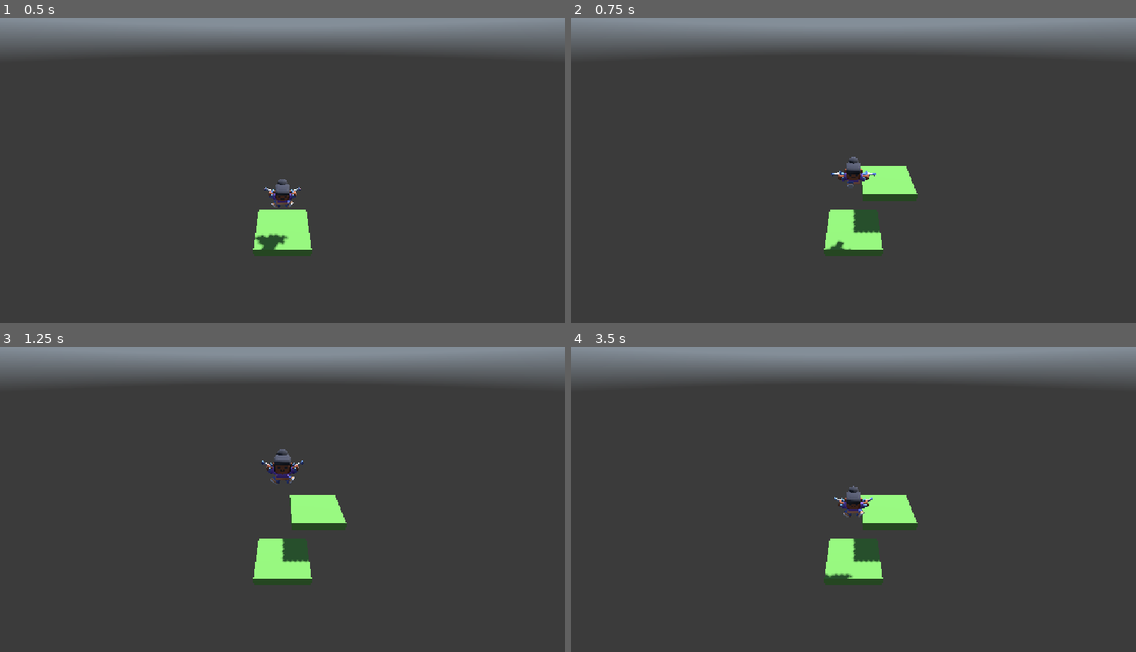
Above: before the commit, frames 1-4 (two rows, left to right).
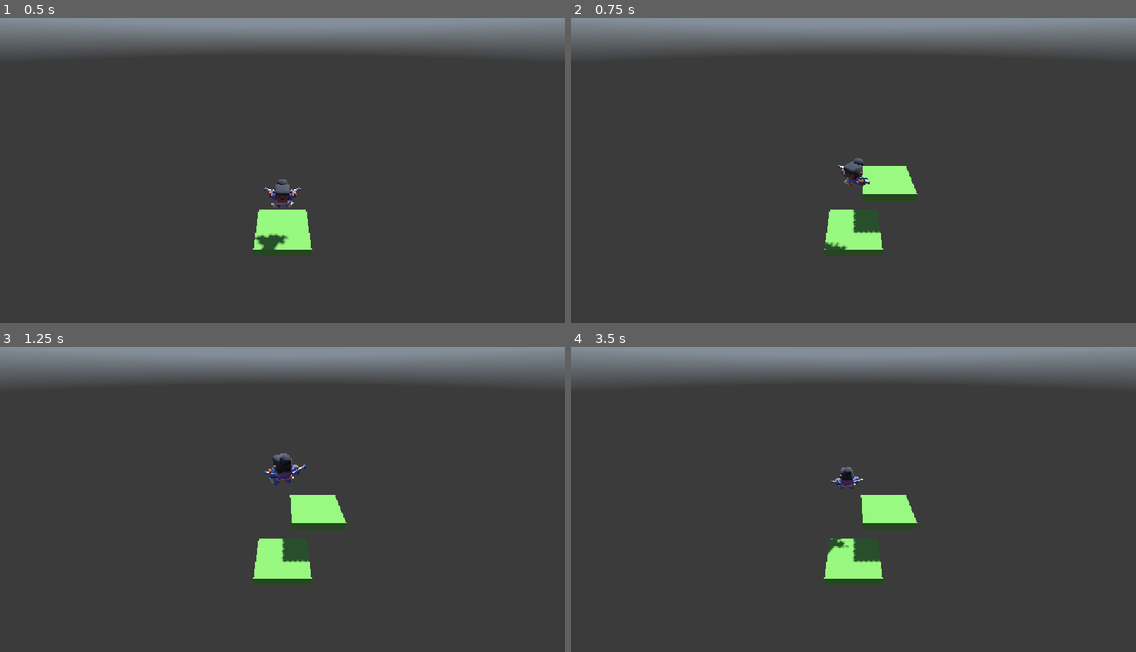
Above: after the commit, the same moments.

Repository: ChristiannYa/sky-pogo
Game: Godot game, scene res://scenes/game/game.tscn
The game is run twice, just before and just after one commit, with the same random seed, the same clock (stepped at 60 frames per second) and the same inputs. A sky picture missing from this copy of the repository is replaced by a grey-blue gradient.
Inputs:
- Up to frame 1 (0.5 s): no input
- Up to frame 2 (0.75 s): hold Right (ui_right) from 0.53 s (still down)
- Up to frame 3 (1.25 s): keep holding Right (ui_right)
- Up to frame 4 (3.5 s): release Right (ui_right) at 1.28 s; hold Left (ui_left) 1.28-2.03 s; hold Right (ui_right) 2.03-2.78 s; hold Up (ui_up) from 2.78 s (still down)

Frame 1 is identical in both runs. In frame 2, 0.3% of the frame differs, in the area x 44-54%, y 45-76%; in frame 3, 0.3%; in frame 4, 0.7%, in the area x 44-54%, y 39-76%.

Commit message:
11-player-movement

Diff:
--- a/scenes/player/player.gd
+++ b/scenes/player/player.gd
@@ -7,6 +7,8 @@
 
 const _JUMP_FORCE = 20.0
 const _GRAVITY = 40.0
+const _ROTATION_SPEED = 4.0
+const _MOVE_SPEED = 4.0
 
 # Called when the node enters the scene tree for the first time.
 func _ready():
@@ -14,14 +16,28 @@
 
 func _physics_process(delta: float):
 	handle_gravity(delta)
+	handle_rotation(delta)
+	handle_movement()
+	move_and_slide()
 	handle_animation()
-	move_and_slide()
 
 func handle_gravity(delta: float):
 	velocity.y -= _GRAVITY * delta
 	if is_on_floor():
 		velocity.y = _JUMP_FORCE
 
+func handle_rotation(delta: float):
+	var rotation: float = _ROTATION_SPEED * delta
+	if Input.is_action_pressed("ui_left"):
+		rotate_y(rotation)
+	if Input.is_action_pressed("ui_right"):
+		rotate_y(-rotation)
+
+func handle_movement():
+	var forward: Vector3 = transform.basis.z * Input.get_action_strength("ui_up")
+	velocity.x = forward.x * _MOVE_SPEED
+	velocity.z = forward.z * _MOVE_SPEED
+
 func handle_animation():
 	if velocity.y > 0: animation_player.play("jump")
 	else: animation_player.play("fall")
